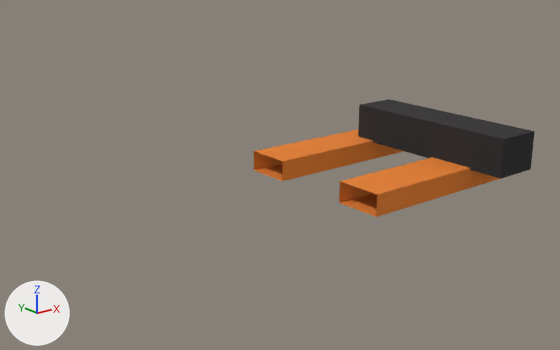
Two versions of the glTF model assets/3d models/Trilho.glb, one commit apart.
Before and after are seen from a 50 mm camera at (-1.222, -1.579, 0.624) aimed at (0.012, -0.036, 0.007). Every picture has the same lights, and +X, +Y and +Z are marked at lower left. The picture after the commit comes second. Where no turn or scale is listed for an object, it has been applied to the vertices. Vertices at exactly the same position are counted once.

Before the edit, the objects in view are built like this:
```python
me_cube = bpy.data.meshes.new('Cube')
me_cube.from_pydata(...)  # 24 vertices, 30 faces; spans x 0.0..0.5, y -0.5..0.063, z -0.001..0.148
# faces by material slot: [10, 20]
me_cube.materials.append(mat_metal)  # black #2c2829
me_cube.materials.append(mat_madeira)  # orange #e7802c
ob_trilho = bpy.data.objects.new('Trilho', me_cube)
ob_trilho.location = (0.0, 0.0, 0.0)
```
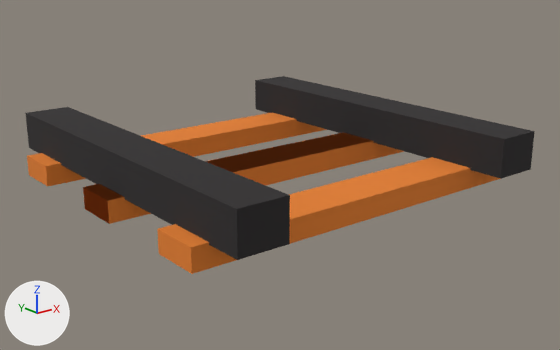
The edits, one by one:
me_cube is used by ob_trilho; location (0.0, 0.0, 0.0).
me_cube had 24 vertices, 30 faces and spanned x 0.0..0.5, y -0.5..0.063, z -0.001..0.148.
me_cube now has 80 vertices, 120 faces and spans x -0.5..0.5, y -0.5..0.5, z -0.001..0.148.
me_cube part 1: the loose piece of 8 vertices spanning x 0.335..0.458, y -0.5..0.0, z 0.048..0.148 is copied, and the copy is mirrored in x about the mesh origin; it spans x -0.458..-0.335, y -0.5..0.0, z 0.048..0.148.
me_cube part 2: the loose piece of 8 vertices spanning x 0.335..0.458, y -0.5..0.0, z 0.048..0.148 is copied, and the copy is mirrored in y about the mesh origin; it spans x 0.335..0.458, y 0.0..0.5, z 0.048..0.148.
me_cube part 3: the loose piece of 8 vertices spanning x 0.335..0.458, y -0.5..0.0, z 0.048..0.148 is copied, and the copy is turned 180 degrees about the z axis through the mesh origin; it spans x -0.458..-0.335, y 0.0..0.5, z 0.048..0.148.
Part 4, on me_cube:
12 vertices are added at x -0.5..0.5, y -0.063..0.407, z -0.001.
8 new vertices lie (-0.5, 0.0, 0.0) away from vertices in x 0.0, y -0.407..0.063, z -0.001..0.053.
12 new vertices lie (0.0, 0.0, 0.054) away from vertices in x -0.5..0.5, y -0.063..0.407, z -0.001.
60 new faces join them, mat_madeira (orange #e7802c).

Pixel boxes [x1, y1, x2, y2] of what changed, in the pictures (560 x 350 px):
'Trilho', reshaped (81% wider, 67% taller): before [254, 99, 535, 217]; after [26, 76, 535, 274]
part 1 of me_cube, added (black): after [109, 142, 290, 260]
part 2 of me_cube, added (black): after [255, 76, 388, 136]
part 3 of me_cube, added (black): after [26, 107, 155, 190]
part 4 of me_cube, added (orange): after [27, 112, 404, 274]
